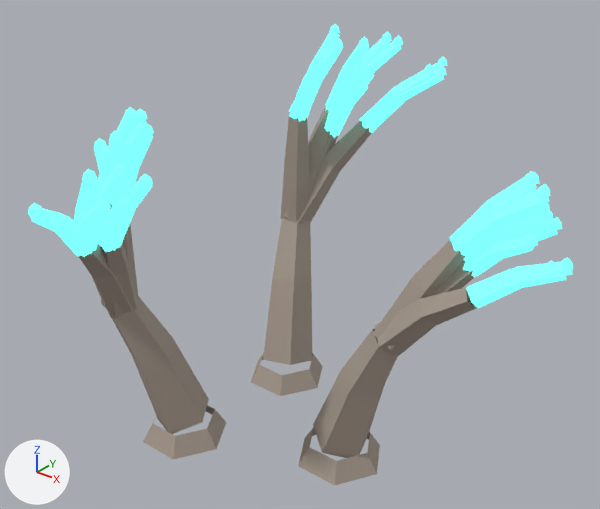
One commit to the glTF model assets/models/glowing_mushroom/coral_v02.glb: the scene before it, then after it.
Rendered twice from a 50 mm lens placed at (1.631, -1.867, 1.876), pointed at (0.169, -0.04, 0.743). Every picture has the same lights, and +X, +Y and +Z are marked at lower left. The first picture is the older version.

Objects in the first picture: 'mushroom_coral_flesh_nocol', 'mushroom_coral_glow_nocol'.
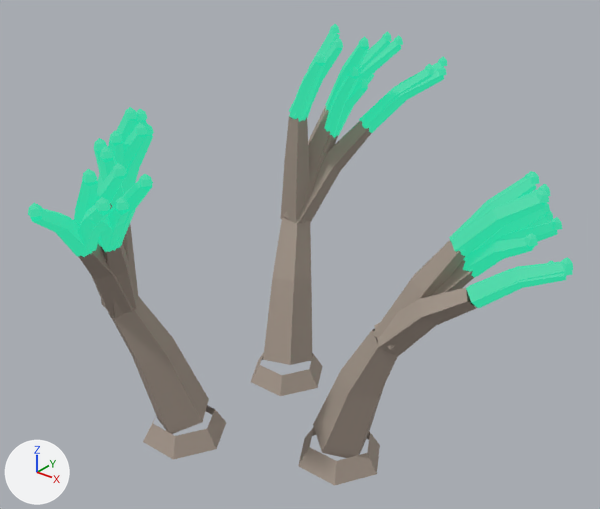
Where the change shows, as pixel boxes [x1, y1, x2, y2] in the pictures (600 x 509 px):
'mushroom_coral_glow_nocol', recoloured, surface changed (cyan to green)
    both: [28, 24, 573, 309]

What the commit changed:
In material 'MushroomGlow_coral_v02' (mat_mushroomglow_coral_v02), emission_color goes from (0.168, 1.0, 0.905) (cyan #72fff4) to (0.0124, 0.618, 0.321) (green #1dce9a).
In material 'MushroomGlow_coral_v02' (mat_mushroomglow_coral_v02), emission_strength goes from 1.205 to 1.0.
